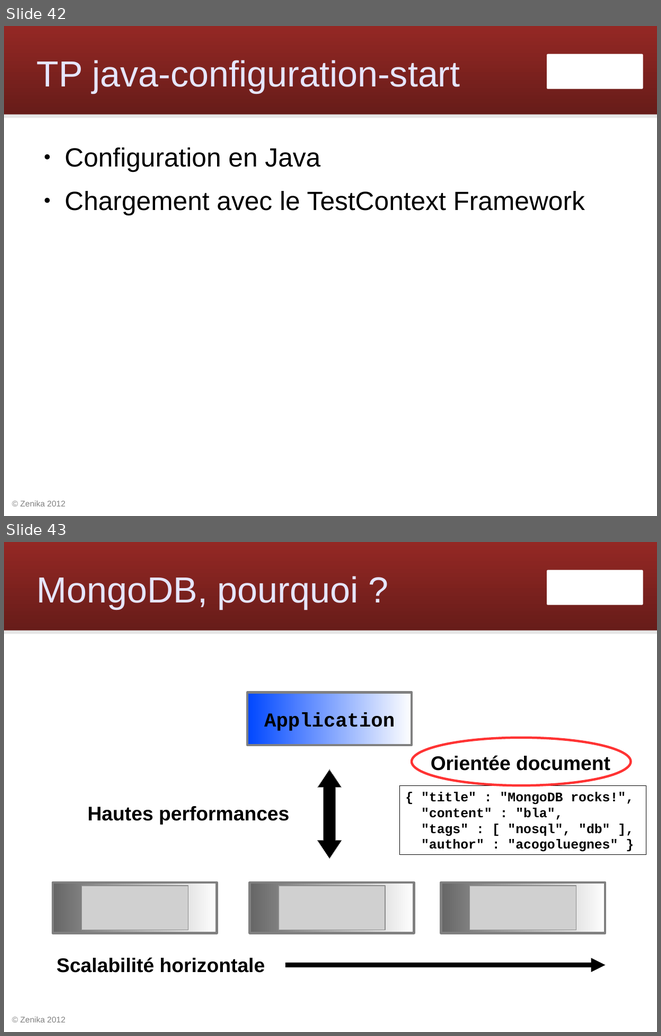
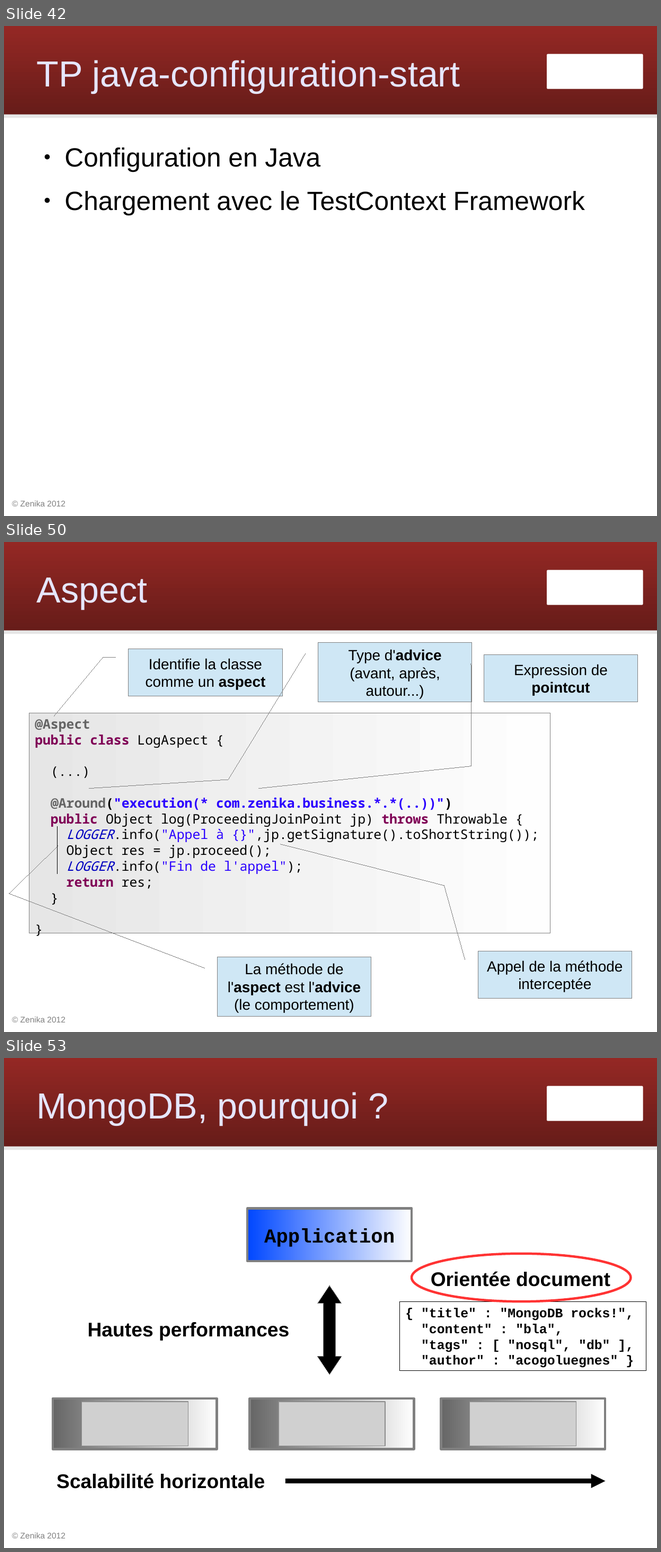
Before and after one commit to Zenika/workshop-spring-core, a slide deck: spring-workshop.odp. Shown one above the other, each under a label of ours: slides 42 and 43 before the commit, slides 42, 50 and 53 after it; the slides between them are not shown. The pictures are 661x1036 and 661x1552 pixels, drawn with LibreOffice and Linux fonts; fonts in the diff are those of the drawing; grey boxes stand for pictures; background and template pictures are left out. Boxes give left, top, right and bottom in pixels: in the first picture for what was removed or moved away, otherwise in the second. Text is boxed around its words. In the diff, an @@ line names an element or a change of style, - is before the commit and + after.

Commit message:
slides AOP

```diff
--- a/spring-workshop.odp
+++ b/spring-workshop.odp
@@ slide 50 added at [4, 542, 657, 1032], background #FFFFFF; not listed: 4 template elements that a slide beside it also shows @@
@@ title added at [37, 578, 148, 609], 44 pt, text #E6E6FF @@
+Aspect
@@ border callout added at [129, 649, 282, 696], fill #CFE7F5, outline #808080 0 pt, 18 pt, text #000000 @@
+Identifie la classe comme un aspect
@@ border callout added at [318, 643, 472, 702], fill #CFE7F5, outline #808080 0 pt, 18 pt, text #000000 @@
+Type d'advice
+(avant, après, autour...)
@@ border callout added at [484, 654, 638, 702], fill #CFE7F5, outline #808080 0 pt, 18 pt, text #000000 @@
+Expression de pointcut
@@ rectangle added at [29, 713, 550, 933], fill gradient #E6E6E6 to #FEFEFE, outline #808080 0 pt, 16 pt, text #000000 @@
+@Aspect
+public class LogAspect {
+(...)
+@Around("execution(* com.zenika.business.*.*(..))")
+public Object log(ProceedingJoinPoint jp) throws Throwable {
+LOGGER.info("Appel à {}",jp.getSignature().toShortString());
+Object res = jp.proceed();
+LOGGER.info("Fin de l'appel");
+return res;
+}
+}
@@ line added from (58, 827) to (58, 874), #000000 0 pt @@
@@ border callout added at [478, 951, 632, 998], fill #CFE7F5, outline #808080 0 pt, 18 pt, text #000000 @@
+Appel de la méthode interceptée
@@ border callout added at [217, 957, 371, 1016], fill #CFE7F5, outline #808080 0 pt, 18 pt, text #000000 @@
+La méthode de l'aspect est l'advice (le comportement)
@@ what was slide 43 is now slide 53 @@
```
Also in this commit, not shown: 9 other slides added.
